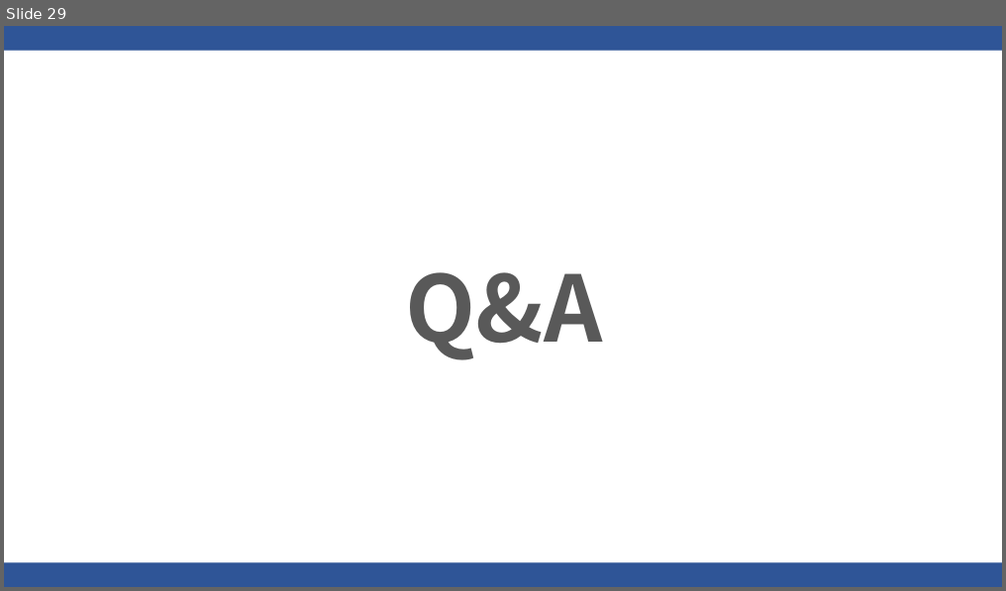
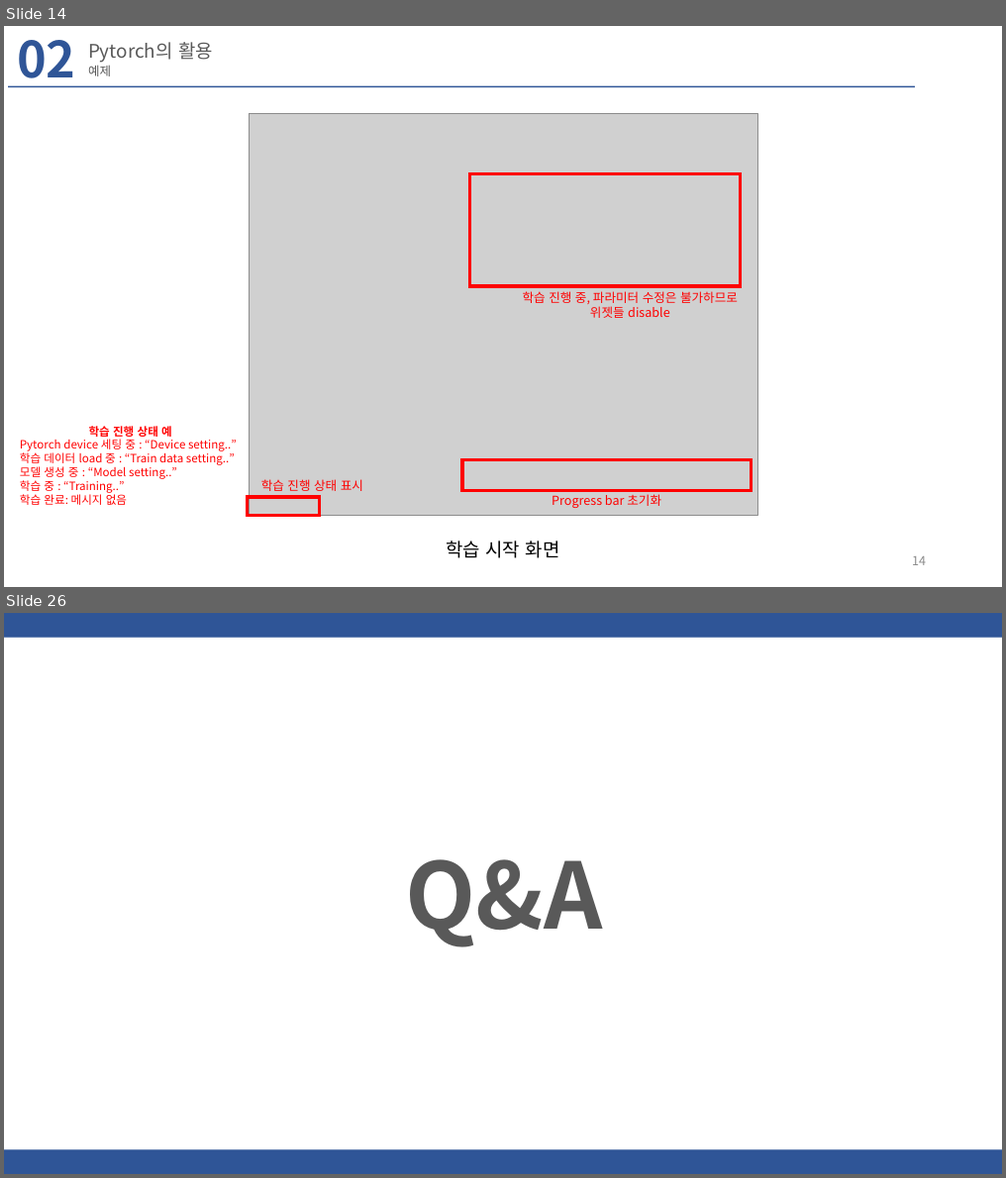
Before and after one commit to hyeonsanghwang/Lab_study, a slide deck: PPT/PyQt5를 이용한 GUI 프로그래밍 03.pptx. Shown one above the other, each under a label of ours: slide 29 before the commit, slides 14 and 26 after it; the slides between them are not shown. The pictures are 1006x591 and 1006x1178 pixels, drawn with LibreOffice and Linux fonts; fonts in the diff are those of the drawing; grey boxes stand for pictures; background and template pictures are left out. Boxes give left, top, right and bottom in pixels: in the first picture for what was removed or moved away, otherwise in the second. Text is boxed around its words. In the diff, an @@ line names an element or a change of style, - is before the commit and + after.

```diff
--- a/PPT/PyQt5를 이용한 GUI 프로그래밍 03.pptx
+++ b/PPT/PyQt5를 이용한 GUI 프로그래밍 03.pptx
@@ slide 14 added at bbox=[4, 26, 1002, 587], background #FFFFFF @@
@@ text added at bbox=[17, 40, 75, 87], 48 pt, text #2F5597, bold @@
+02
@@ title added at bbox=[88, 42, 213, 63], 18 pt, text #595959 @@
+Pytorch의 활용
@@ text added at bbox=[88, 65, 111, 76], 11.9 pt, text #595959 @@
+예제
@@ rectangle added at bbox=[8, 85, 915, 87], fill #2F5597 @@
@@ picture added at bbox=[249, 113, 757, 515] @@
@@ rectangle added at bbox=[469, 174, 740, 286], outline #FF0000 3 pt @@
@@ text added at bbox=[523, 291, 738, 318], 12 pt, text #FF0000 @@
+학습 진행 중, 파라미터 수정은 불가하므로
+위젯들 disable
@@ text added at bbox=[20, 426, 237, 505], 11 pt, text #FF0000 @@
+학습 진행 상태 예
+Pytorch device 세팅 중 : “Device setting..”
+학습 데이터 load 중 : “Train data setting..”
+모델 생성 중 : “Model setting..”
+학습 중 : “Training..”
+학습 완료: 메시지 없음
@@ rectangle added at bbox=[462, 461, 750, 491], outline #FF0000 3 pt @@
@@ rectangle added at bbox=[248, 497, 319, 516], outline #FF0000 3 pt @@
@@ text added at bbox=[261, 479, 363, 491], 12 pt, text #FF0000 @@
+학습 진행 상태 표시
@@ text added at bbox=[551, 494, 661, 508], 12 pt, text #FF0000 @@
+Progress bar 초기화
@@ text added at bbox=[447, 541, 560, 559], 18 pt, text #000000 @@
+학습 시작 화면
@@ page number added at bbox=[912, 557, 926, 566], 12 pt, text #8C8C8C @@
+14
@@ what was slide 29 is now slide 26 @@
```
Also in this commit, not shown: 3 slides changed, 20 other slides added, 24 slides removed, 20 other files.
